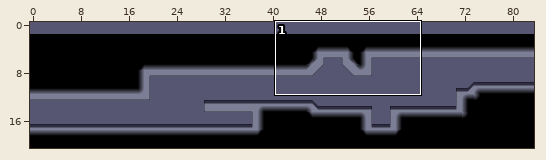
LDtk project: Darkrise/Assets/Levels/ryoDemoLevel.ldtk. The picture above shows the old version from afar; the outline marks the close-up.
Close-up. Earlier state:
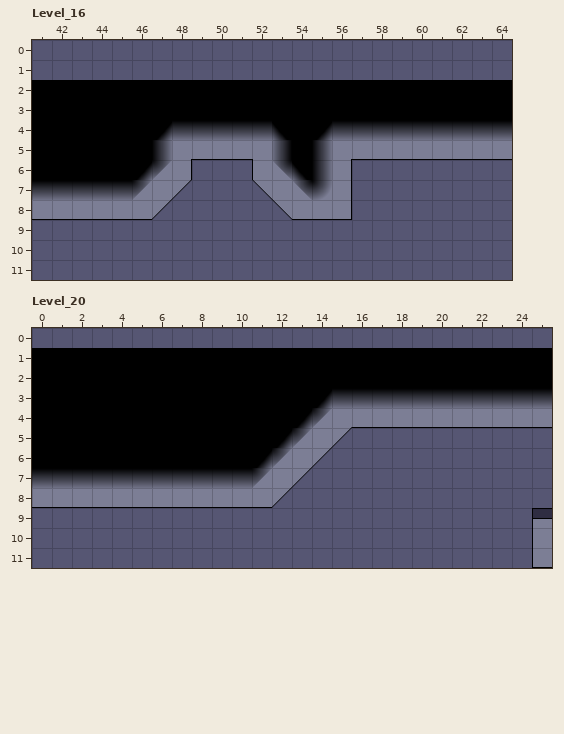
Cells are 60x60 px. Shown: Level_16 x 41..64, y 0..11; Level_20 x 0..25, y 0..11. The commit also changed other parts of the map, which this record leaves out. The old version is drawn lined up with the new one.
Now the later version:
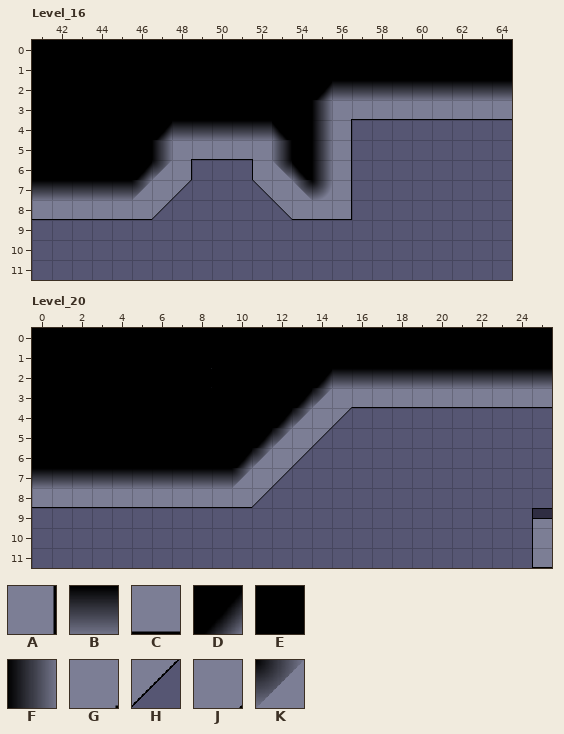
Key: from "Darkrise_Tilemap_5_4": A 24, B 36 flipped up-down, C 60 flipped up-down, D 74 turned 180, E 76, F 94 flipped left-right, G 98, H 126 turned 180, J 134, K 2 under 40 turned 180.
_ is an empty cell.
Tiles replaced or removed in this view: B, C, D, E, G, H, J, K.
The exact change:
Changed rows in their new state; . is an unchanged cell.
Level_16: map size 84x19 -> 84x21 cells (old content now starts at 0,2; both pictures use the new coordinates)
Level_20: map size 93x26 -> 93x27 cells (old content now starts at 0,1; both pictures use the new coordinates)
Layer "Tiles", Level_16:
first column x 41:
 0 EEEEEEEEEEEEEEEEEEEEEEEE
 1 EEEEEEEEEEEEEEEEEEEEEEEE
 2 ..............DBBBBBBBBB
 3 ..............FGCCCCCCCC
 4 ..............FA________
 5 ...............A________
Layer "Tiles", Level_20:
first column x 0:
 0 EEEEEEEEEEEEEEEEEEEEEEEEEE
 2 ..............DBBBBBBBBBBB
 3 .............DKJCCCCCCCCCC
 4 ............DKJH__________
 5 ...........DKJH_..........
 6 ..........DKJH_...........
 7 ..........KJH_............
 8 ...........H_.............
Boxes around the changes in both close-ups, in picture pixels (x1, y1, x2, y2):
changed: (32, 40, 512, 160)
added: (32, 328, 552, 348)
changed: (233, 370, 552, 508)
